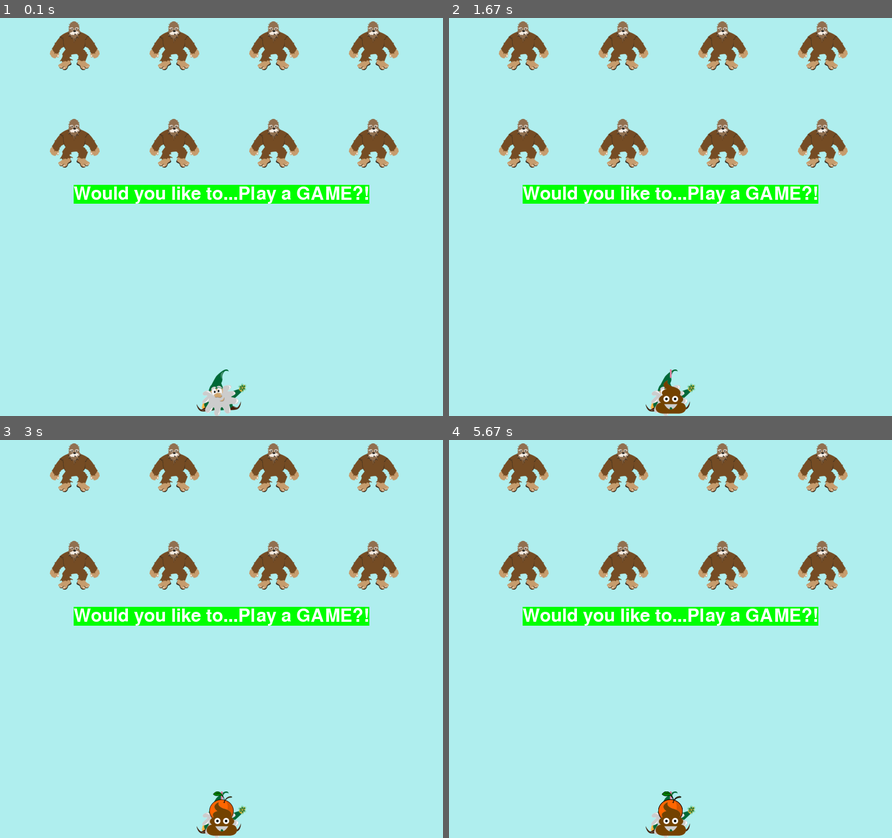
Above: before the commit, frames 1-4 (two rows, left to right).
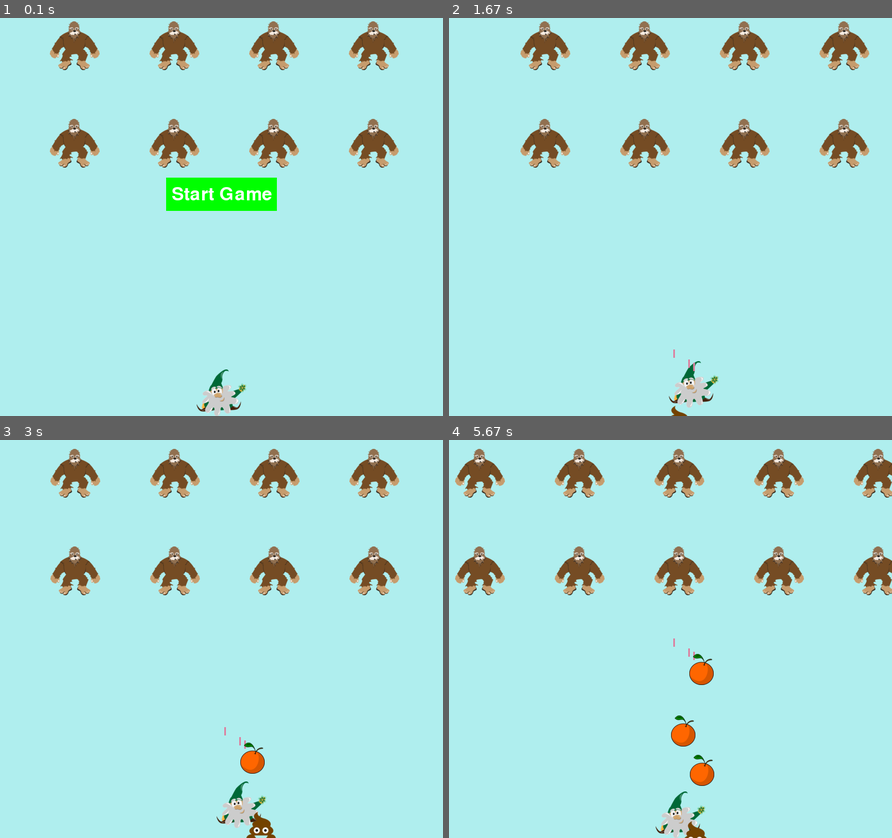
Above: after the commit, the same moments.

Repository: Russell-Shean/python_aliens
Game: pygame game, started from alien_invasion.py
Two runs of this game, one before a commit and one after it. Both use one fixed random seed, a clock stepped at 60 frames per second and the inputs below.
Inputs (mouse positions are in pixels of both pictures, inside the frame that each line leads up to):
- Up to frame 1 (0.1 s): no input
- Up to frame 2 (1.67 s): click (670, 193) at 0.38 s, where only the run after the commit has a clickable "Start Game"; tap D at 0.67, 1.15 s; hold Right 1-1.47 s; tap Space at 1.07, 1.37, 1.57 s; hold Up from 1.5 s (still down)
- Up to frame 3 (3 s): release Up at 1.8 s; hold Right 1.83-2.3 s; tap Space at 1.9, 2.2, 2.4, 2.7, 2.97 s; tap F at 1.98 s; hold Left 2.33-2.87 s; tap D at 2.48 s; hold Down from 2.9 s (still down)
- Up to frame 4 (5.67 s): release Down at 3.2 s; hold Left 3.23-3.63 s; tap Space at 3.3, 3.6, 3.73, 4.13, 4.43, 4.8, 5.2, 5.5 s; tap F at 3.38, 4.88 s; hold Up 3.67-4.03 s; tap D at 3.82, 5.28 s; hold Right 4.07-4.7 s; hold Down 4.73-5.1 s; hold Left 5.13-5.6 s; hold Right from 5.63 s (still down)

The runs differ from the first frame. In frame 1, 3.3% of the frame differs, in the area x 16-84%, y 40-49%; in frame 2, 12%; in frame 3, 9.8%; in frame 4, 18%, in the area x 1-100%, y 0-100%.

Commit message:
make the button start the game

Diff:
--- a/alien_invasion.py
+++ b/alien_invasion.py
@@ -74,7 +74,7 @@
 		self._create_fleet()
 
 		# add a play button
-		self.play_button = Button(self, "Would you like to...Play a GAME?!")
+		self.play_button = Button(self, "Start Game")
 
 	def run_game(self):
 		"""This method actually starts and runs the game inside the window"""
@@ -121,6 +121,21 @@
 
 			elif event.type == pygame.KEYUP:
 				self._check_keyup_events(event)
+
+
+			elif event.type == pygame.MOUSEBUTTONDOWN:
+				mouse_pos = pygame.mouse.get_pos()
+				self._check_play_button(mouse_pos)
+
+
+
+	def _check_play_button(self, mouse_pos):
+		"""Start the game if the play clicks the play button"""
+
+		# if the mouse click's position overlaps the play button's position change the game status to active:
+
+		if self.play_button.rect.collidepoint(mouse_pos):
+			self.stats.game_active = True
 
 
 
--- a/button.py
+++ b/button.py
@@ -10,7 +10,7 @@
 		self.screen_rect = self.screen.get_rect()
 
 		# set the button's dimmensions and colors
-		self.width, self.height = 200, 5
+		self.width, self.height = 200, 60
 		self.button_color = (0, 255, 0)
 		self.text_color = (255, 255, 255)
 		self.font = pygame.font.SysFont(None, 48)
